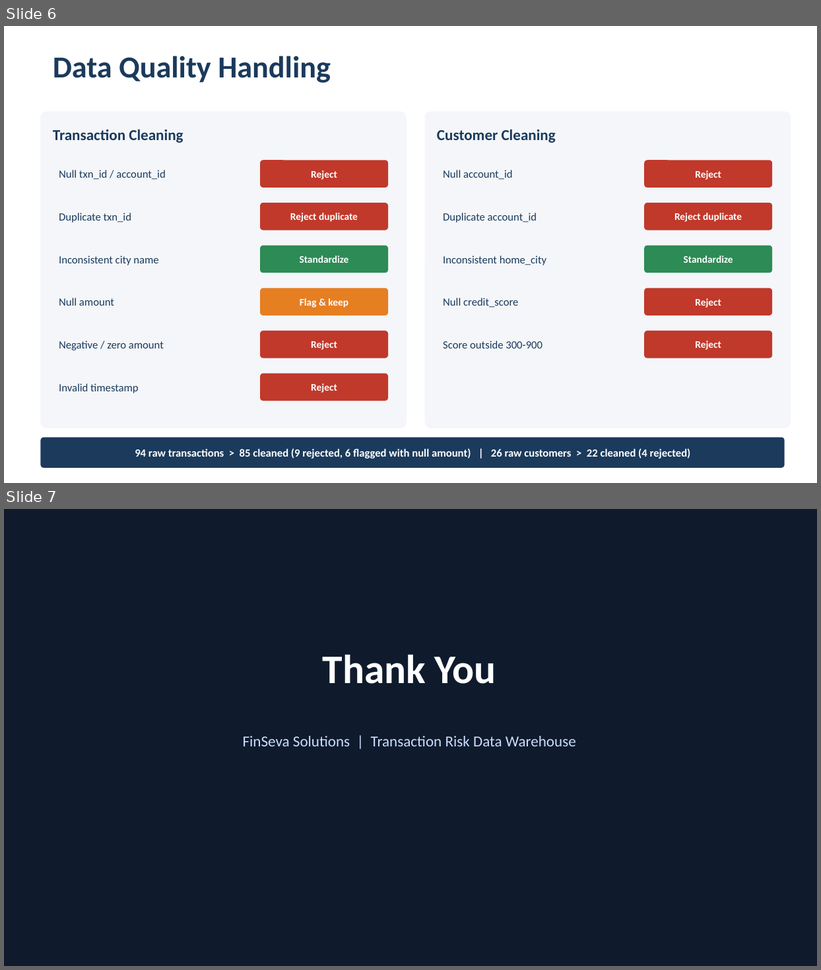
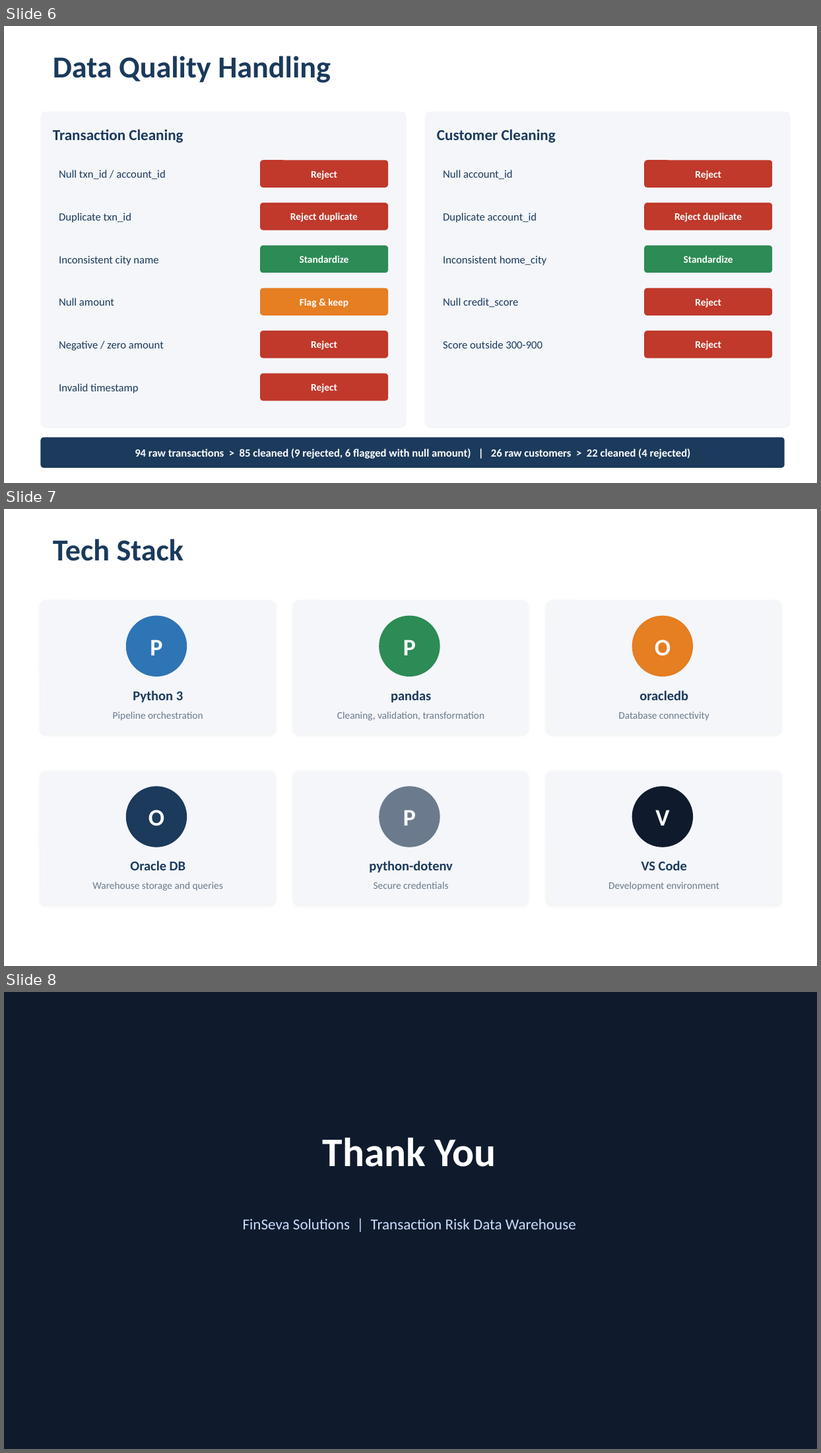
Before and after one commit to sakthi0105/FinSeva, a slide deck: FinSeva_Project_Presentation.pptx. Shown one above the other, each under a label of ours: slides 6 and 7 before the commit, slides 6, 7 and 8 after it. The pictures are 821x970 and 821x1453 pixels, drawn with LibreOffice and Linux fonts; fonts in the diff are those of the drawing. Boxes give left, top, right and bottom in pixels: in the first picture for what was removed or moved away, otherwise in the second. Text is boxed around its words. In the diff, an @@ line names an element or a change of style, - is before the commit and + after.

```diff
--- a/FinSeva_Project_Presentation.pptx
+++ b/FinSeva_Project_Presentation.pptx
@@ slide 7 added at (4, 509, 817, 966), background #FFFFFF @@
@@ text added at (53, 539, 184, 561), 36 pt, text #1B3A5C, bold @@
+Tech Stack
@@ rounded rectangle added at (40, 601, 275, 735), fill #F4F6F9 @@
@@ rounded rectangle added at (294, 601, 529, 735), fill #F4F6F9 @@
@@ rounded rectangle added at (547, 601, 781, 735), fill #F4F6F9 @@
@@ ellipse added at (126, 616, 187, 677), fill #2E75B6 @@
@@ ellipse added at (379, 616, 440, 677), fill #2D8B55 @@
@@ ellipse added at (632, 616, 693, 677), fill #E67E22 @@
@@ text added at (150, 640, 162, 656), 28 pt, text #FFFFFF, bold @@
+P
@@ text added at (403, 640, 416, 656), 28 pt, text #FFFFFF, bold @@
+P
@@ text added at (655, 640, 671, 656), 28 pt, text #FFFFFF, bold @@
+O
@@ text added at (133, 691, 183, 703), 16 pt, text #1B3A5C, bold @@
+Python 3
@@ text added at (391, 691, 431, 703), 16 pt, text #1B3A5C, bold @@
+pandas
@@ text added at (640, 691, 688, 700), 16 pt, text #1B3A5C, bold @@
+oracledb
@@ text added at (113, 712, 203, 721), 12 pt, text #6B7B8D @@
+Pipeline orchestration
@@ text added at (337, 712, 485, 721), 12 pt, text #6B7B8D @@
+Cleaning, validation, transformation
@@ text added at (618, 712, 710, 721), 12 pt, text #6B7B8D @@
+Database connectivity
@@ rounded rectangle added at (40, 771, 275, 906), fill #F4F6F9 @@
@@ rounded rectangle added at (294, 771, 529, 906), fill #F4F6F9 @@
@@ rounded rectangle added at (547, 771, 781, 906), fill #F4F6F9 @@
@@ ellipse added at (126, 787, 187, 848), fill #1B3A5C @@
@@ ellipse added at (379, 787, 440, 848), fill #6B7B8D @@
@@ ellipse added at (632, 787, 693, 848), fill #0F1B2D @@
@@ text added at (149, 810, 164, 826), 28 pt, text #FFFFFF, bold @@
+O
@@ text added at (403, 810, 416, 826), 28 pt, text #FFFFFF, bold @@
+P
@@ text added at (655, 810, 669, 826), 28 pt, text #FFFFFF, bold @@
+V
@@ text added at (130, 861, 186, 871), 16 pt, text #1B3A5C, bold @@
+Oracle DB
@@ text added at (369, 861, 452, 873), 16 pt, text #1B3A5C, bold @@
+python-dotenv
@@ text added at (642, 861, 687, 871), 16 pt, text #1B3A5C, bold @@
+VS Code
@@ text added at (92, 882, 223, 891), 12 pt, text #6B7B8D @@
+Warehouse storage and queries
@@ text added at (374, 882, 448, 889), 12 pt, text #6B7B8D @@
+Secure credentials
@@ text added at (609, 882, 719, 891), 12 pt, text #6B7B8D @@
+Development environment
@@ what was slide 7 is now slide 8 @@
```
Also in this commit, not shown: 2 slides changed.
